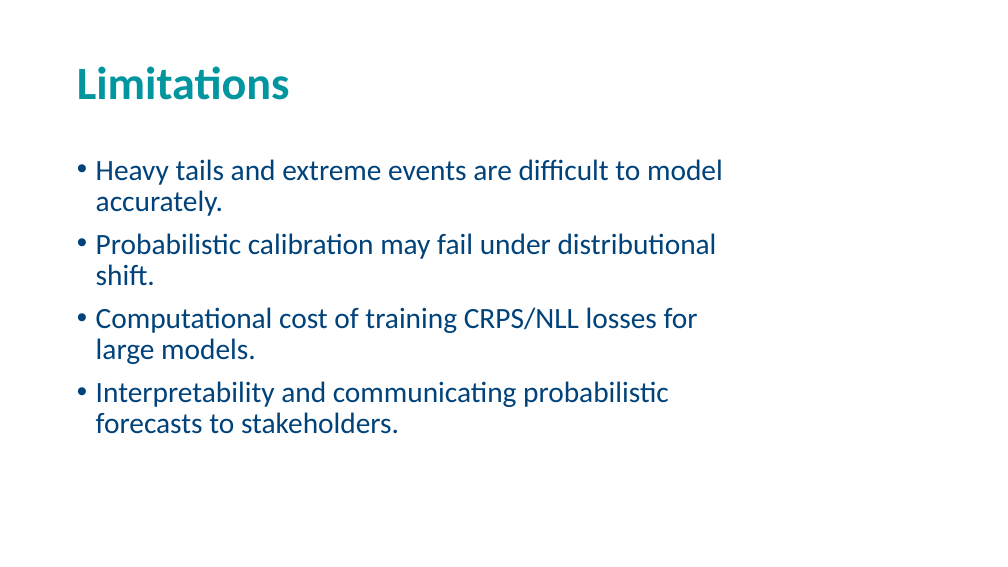
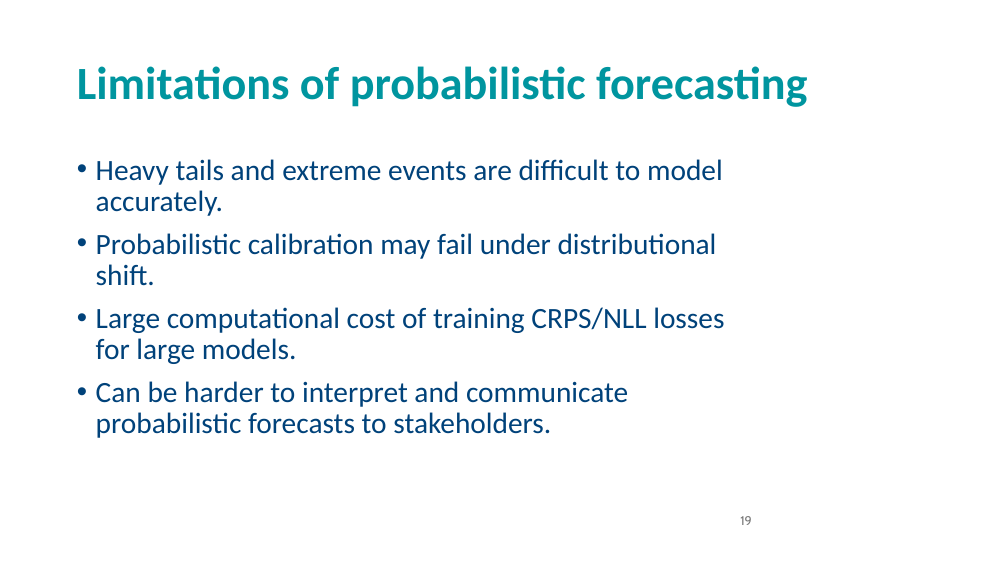
Before and after one commit to andrewcparnell/STAT41130, a slide deck: slide 19 of slides/day 4/D4C2_ProbNNs.pptx (slide 21 before the commit). Drawn at 1008x567 pixels with LibreOffice and Linux fonts; fonts in the diff are those of the drawing; background and template pictures are left out. Boxes give left, top, right and bottom in pixels: in the first picture for what was removed or moved away, otherwise in the second. Text is boxed around its words. In the diff, an @@ line names an element or a change of style, - is before the commit and + after.

Commit message:
Updated slides and added some probabilistic forecasting code

```diff
--- a/slides/day 4/D4C2_ProbNNs.pptx
+++ b/slides/day 4/D4C2_ProbNNs.pptx
@@ title at [77,66,807,107]: text changed @@
-Limitations
+Limitations of probabilistic forecasting
@@ text at [96,307,724,438]: text changed @@
-• Computational cost of training CRPS/NLL losses for large models.
-• Interpretability and communicating probabilistic forecasts to stakeholders.
+• Large computational cost of training CRPS/NLL losses for large models.
+• Can be harder to interpret and communicate probabilistic forecasts to stakeholders.
@@ page number added at [740,516,752,525], 12 pt, text #797979 @@
+19
```
Also in this commit, not shown: 12 other slides changed, 7 slides added, 11 slides removed, 4 other files.
